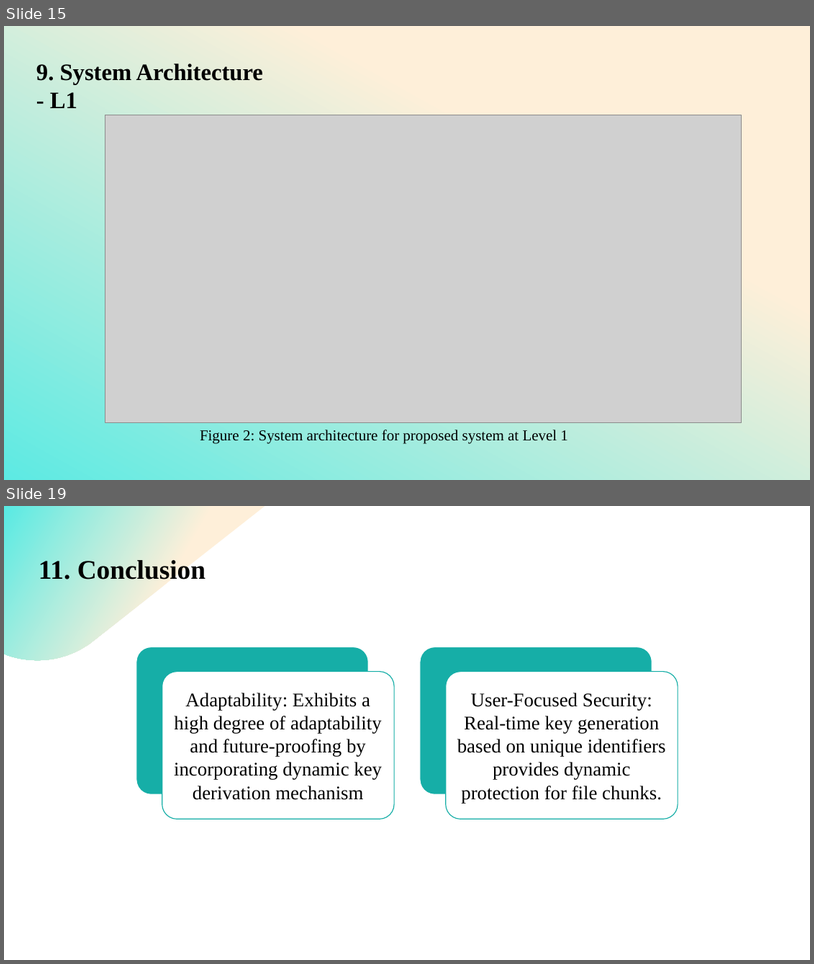
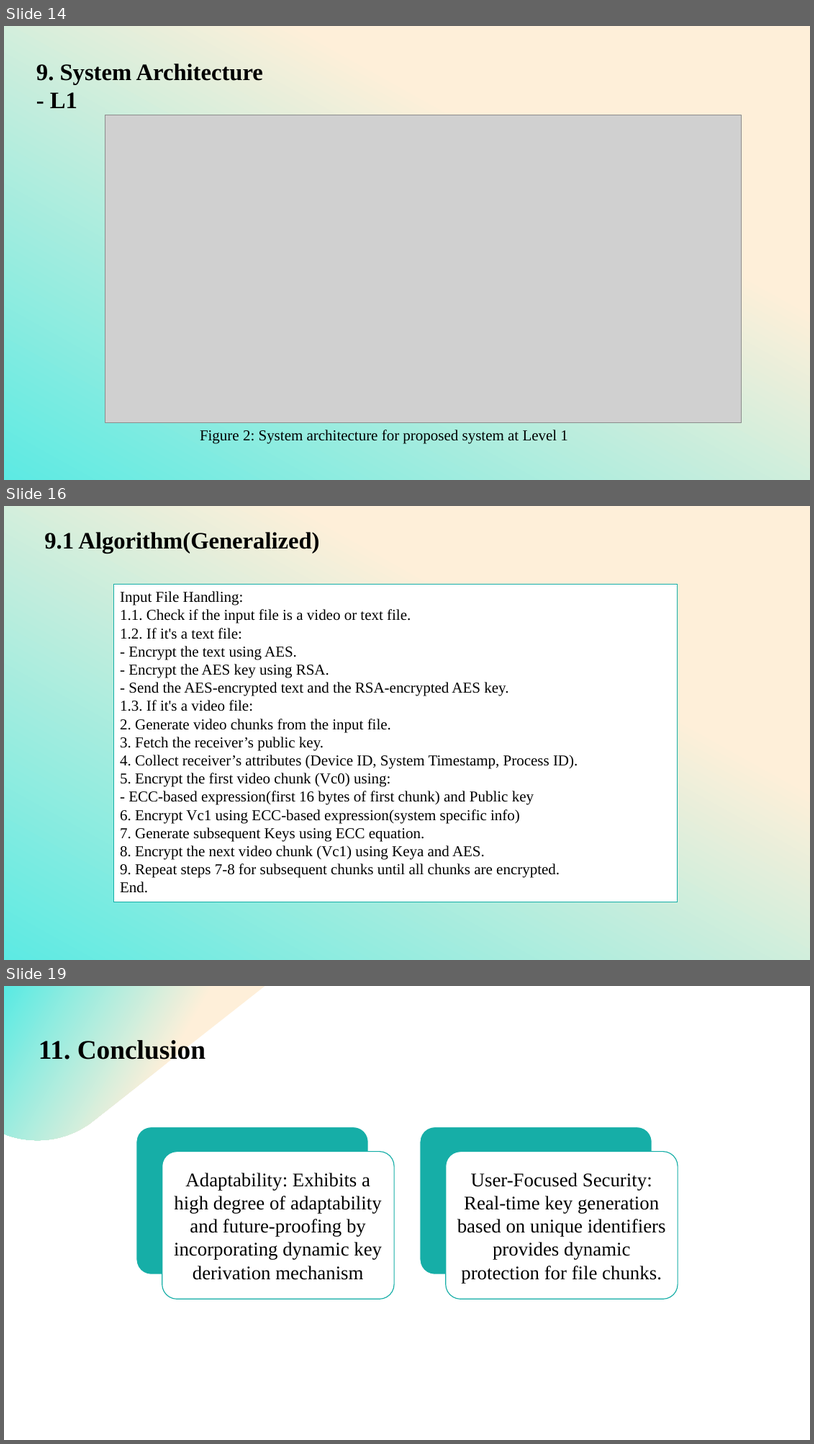
Before and after one commit to lateefcode2101/CipherSheild, a slide deck: docs/ppt/MP-new.pptx. Shown one above the other, each under a label of ours: slides 15 and 19 before the commit, slides 14, 16 and 19 after it; the slides between them are not shown. The pictures are 814x964 and 814x1444 pixels, drawn with LibreOffice and Linux fonts; fonts in the diff are those of the drawing; grey boxes stand for pictures. Boxes give left, top, right and bottom in pixels: in the first picture for what was removed or moved away, otherwise in the second. Text is boxed around its words. In the diff, an @@ line names an element or a change of style, - is before the commit and + after.

```diff
--- a/docs/ppt/MP-new.pptx
+++ b/docs/ppt/MP-new.pptx
@@ slide 16 added at (4, 506, 810, 960), background #FFFFFF @@
@@ freeform shape added at (4, 506, 810, 960), fill gradient #FEEFD9 to #58EAE3 @@
@@ text added at (44, 532, 319, 554), 28 pt, text #000000, bold @@
+9.1 Algorithm(Generalized)
@@ rectangle added at (114, 584, 678, 901), fill #FFFFFF, outline #16AEA7 0.75 pt, 18 pt, text #000000 @@
+Input File Handling:
+1.1. Check if the input file is a video or text file.
+1.2. If it's a text file:
+- Encrypt the text using AES.
+- Encrypt the AES key using RSA.
+- Send the AES-encrypted text and the RSA-encrypted AES key.
+1.3. If it's a video file:
+2. Generate video chunks from the input file.
+3. Fetch the receiver’s public key.
+4. Collect receiver’s attributes (Device ID, System Timestamp, Process ID).
+5. Encrypt the first video chunk (Vc0) using:
+- ECC-based expression(first 16 bytes of first chunk) and Public key
+6. Encrypt Vc1 using ECC-based expression(system specific info)
+7. Generate subsequent Keys using ECC equation.
+8. Encrypt the next video chunk (Vc1) using Keya and AES.
+9. Repeat steps 7-8 for subsequent chunks until all chunks are encrypted.
+End.
@@ what was slide 15 is now slide 14 @@
```
Also in this commit, not shown: 5 slides changed, 1 other slide added, 2 slides removed, 15 other files.
